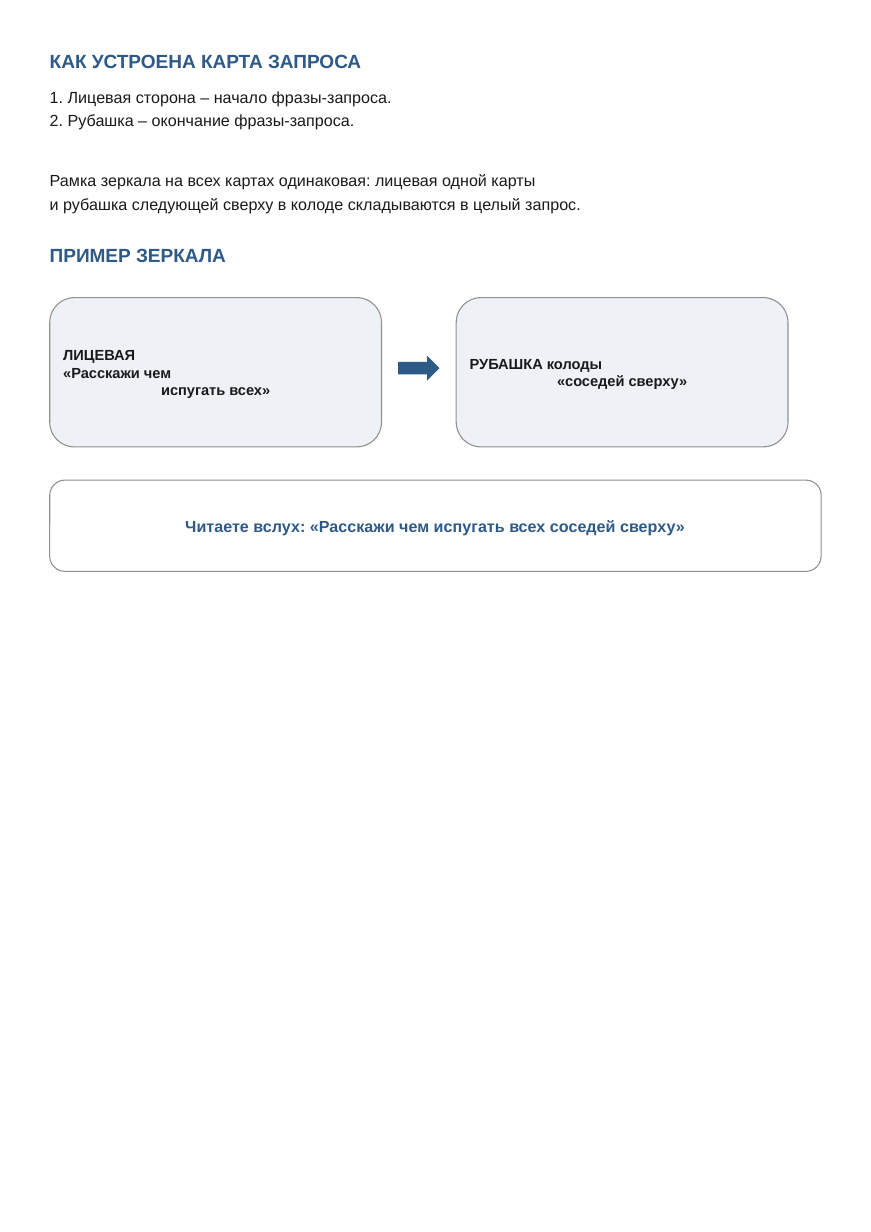
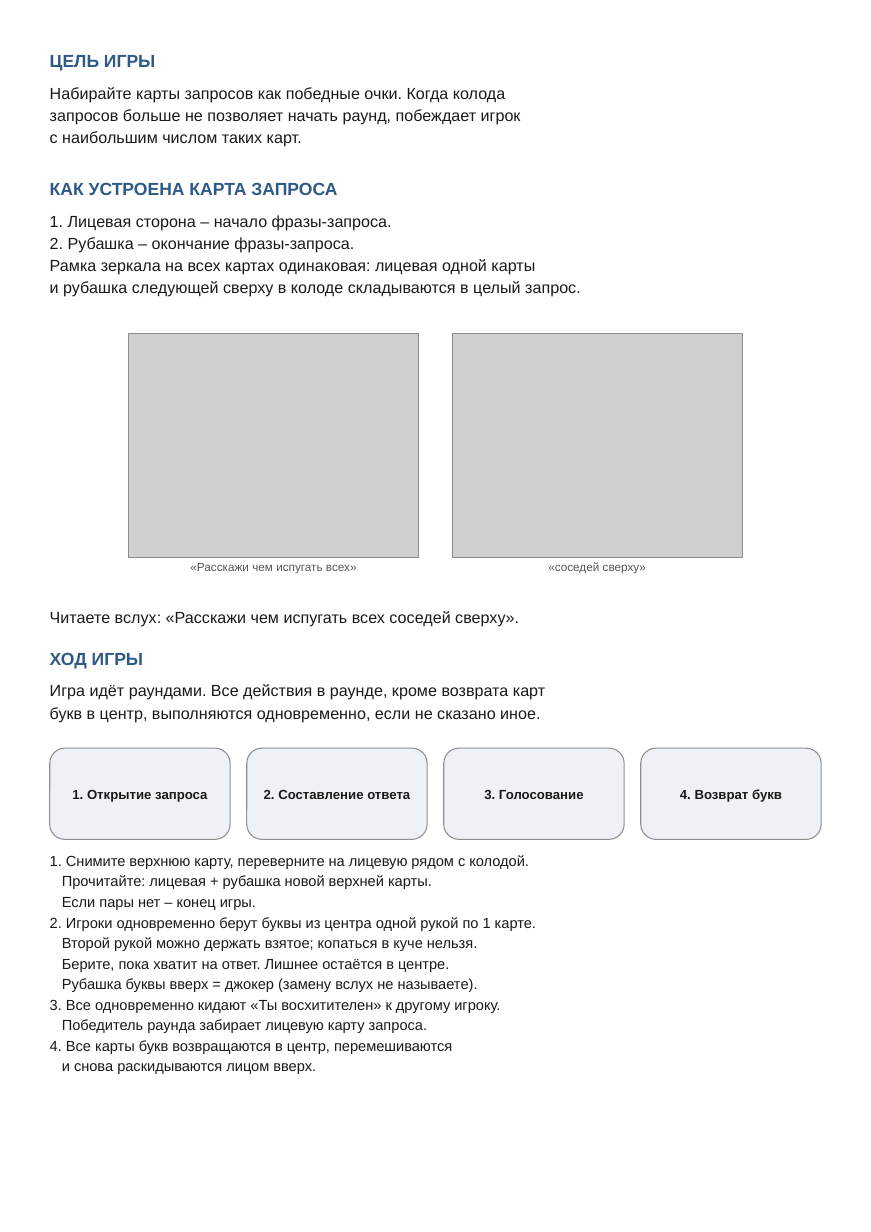
Before and after one commit to Tanion37/svet-moy-zerkalce, a slide deck: slide 2 of output/svet-moy-zerkalce-rules.pptx (slide 4 before the commit). Drawn at 871x1232 pixels with LibreOffice and Linux fonts; fonts in the diff are those of the drawing; grey boxes stand for pictures. Boxes give left, top, right and bottom in pixels: in the first picture for what was removed or moved away, otherwise in the second. Text is boxed around its words. In the diff, an @@ line names an element or a change of style, - is before the commit and + after.

```diff
--- a/output/svet-moy-zerkalce-rules.pptx
+++ b/output/svet-moy-zerkalce-rules.pptx
@@ text added at (x1=50, y1=55, x2=155, y2=71), 12 pt, text #2E5A88, bold @@
+ЦЕЛЬ ИГРЫ
@@ text added at (x1=50, y1=87, x2=521, y2=147), 11 pt, text #1A1A1A @@
+Набирайте карты запросов как победные очки. Когда колода
+запросов больше не позволяет начать раунд, побеждает игрок
+с наибольшим числом таких карт.
@@ text "КАК УСТРОЕНА КАРТА ЗАПРОСА" moved from (x1=50, y1=54, x2=361, y2=68) to (x1=50, y1=182, x2=337, y2=195) @@
@@ text "КАК УСТРОЕНА КАРТА ЗАПРОСА" at (x1=50, y1=182, x2=337, y2=195): size 13 to 12 pt @@
@@ text "1. Лицевая сторона – начало ..." moved from (x1=50, y1=91, x2=581, y2=214) to (x1=50, y1=215, x2=581, y2=297) @@
@@ text "1. Лицевая сторона – начало ..." at (x1=50, y1=215, x2=581, y2=297): less space between paragraphs @@
@@ text removed at (x1=50, y1=248, x2=226, y2=262) @@
-ПРИМЕР ЗЕРКАЛА
@@ rounded rectangle removed at (x1=456, y1=297, x2=788, y2=447) @@
-РУБАШКА колоды
-«соседей сверху»
@@ picture added at (x1=128, y1=333, x2=419, y2=557) @@
@@ right arrow removed at (x1=398, y1=356, x2=439, y2=381) @@
@@ picture added at (x1=452, y1=333, x2=743, y2=557) @@
@@ text "«Расскажи чем испугать всех»" moved from (x1=50, y1=297, x2=381, y2=447) to (x1=190, y1=563, x2=357, y2=574) @@
@@ text "«Расскажи чем испугать всех»" at (x1=190, y1=563, x2=357, y2=574): vertical alignment middle to top; fill #EEF2F7 to none; outline #909090 0.75 pt to none @@
@@ text at (x1=190, y1=563, x2=357, y2=574): text changed; size 10 to 8 pt; text colour #1A1A1A to #555555; bold off @@
-ЛИЦЕВАЯ
-«Расскажи чем
-испугать всех»
+«Расскажи чем испугать всех»
@@ text added at (x1=548, y1=562, x2=646, y2=574), 8 pt, text #555555 @@
+«соседей сверху»
@@ text at (x1=50, y1=611, x2=519, y2=627): text changed; text colour #2E5A88 to #1A1A1A; bold off @@
-Читаете вслух: «Расскажи чем испугать всех соседей сверху»
+Читаете вслух: «Расскажи чем испугать всех соседей сверху».
@@ text "Читаете вслух: «Расскажи чем испугать ..." moved from (x1=50, y1=480, x2=820, y2=572) to (x1=50, y1=611, x2=519, y2=627) @@
@@ text "Читаете вслух: «Расскажи чем испугать ..." at (x1=50, y1=611, x2=519, y2=627): vertical alignment middle to top; fill #FFFFFF to none; outline #909090 0.75 pt to none @@
@@ text added at (x1=50, y1=652, x2=143, y2=669), 12 pt, text #2E5A88, bold @@
+ХОД ИГРЫ
@@ text added at (x1=50, y1=684, x2=545, y2=723), 11 pt, text #1A1A1A @@
+Игра идёт раундами. Все действия в раунде, кроме возврата карт
+букв в центр, выполняются одновременно, если не сказано иное.
@@ rounded rectangle added at (x1=50, y1=748, x2=230, y2=839), fill #EEF2F7, outline #909090 0.75 pt, 9 pt, text #1A1A1A, bold @@
+1. Открытие запроса
@@ rounded rectangle added at (x1=246, y1=748, x2=427, y2=839), fill #EEF2F7, outline #909090 0.75 pt, 9 pt, text #1A1A1A, bold @@
+2. Составление ответа
@@ rounded rectangle added at (x1=443, y1=748, x2=623, y2=839), fill #EEF2F7, outline #909090 0.75 pt, 9 pt, text #1A1A1A, bold @@
+3. Голосование
@@ rounded rectangle added at (x1=640, y1=748, x2=820, y2=839), fill #EEF2F7, outline #909090 0.75 pt, 9 pt, text #1A1A1A, bold @@
+4. Возврат букв
@@ text added at (x1=50, y1=855, x2=536, y2=1074), 10 pt, text #1A1A1A @@
+1. Снимите верхнюю карту, переверните на лицевую рядом с колодой.
+Прочитайте: лицевая + рубашка новой верхней карты.
+Если пары нет – конец игры.
+2. Игроки одновременно берут буквы из центра одной рукой по 1 карте.
+Второй рукой можно держать взятое; копаться в куче нельзя.
+Берите, пока хватит на ответ. Лишнее остаётся в центре.
+Рубашка буквы вверх = джокер (замену вслух не называете).
+3. Все одновременно кидают «Ты восхитителен» к другому игроку.
+Победитель раунда забирает лицевую карту запроса.
+4. Все карты букв возвращаются в центр, перемешиваются
+и снова раскидываются лицом вверх.
```
Also in this commit, not shown: 2 other slides changed, 1 slide added, 6 slides removed, 11 other files.
